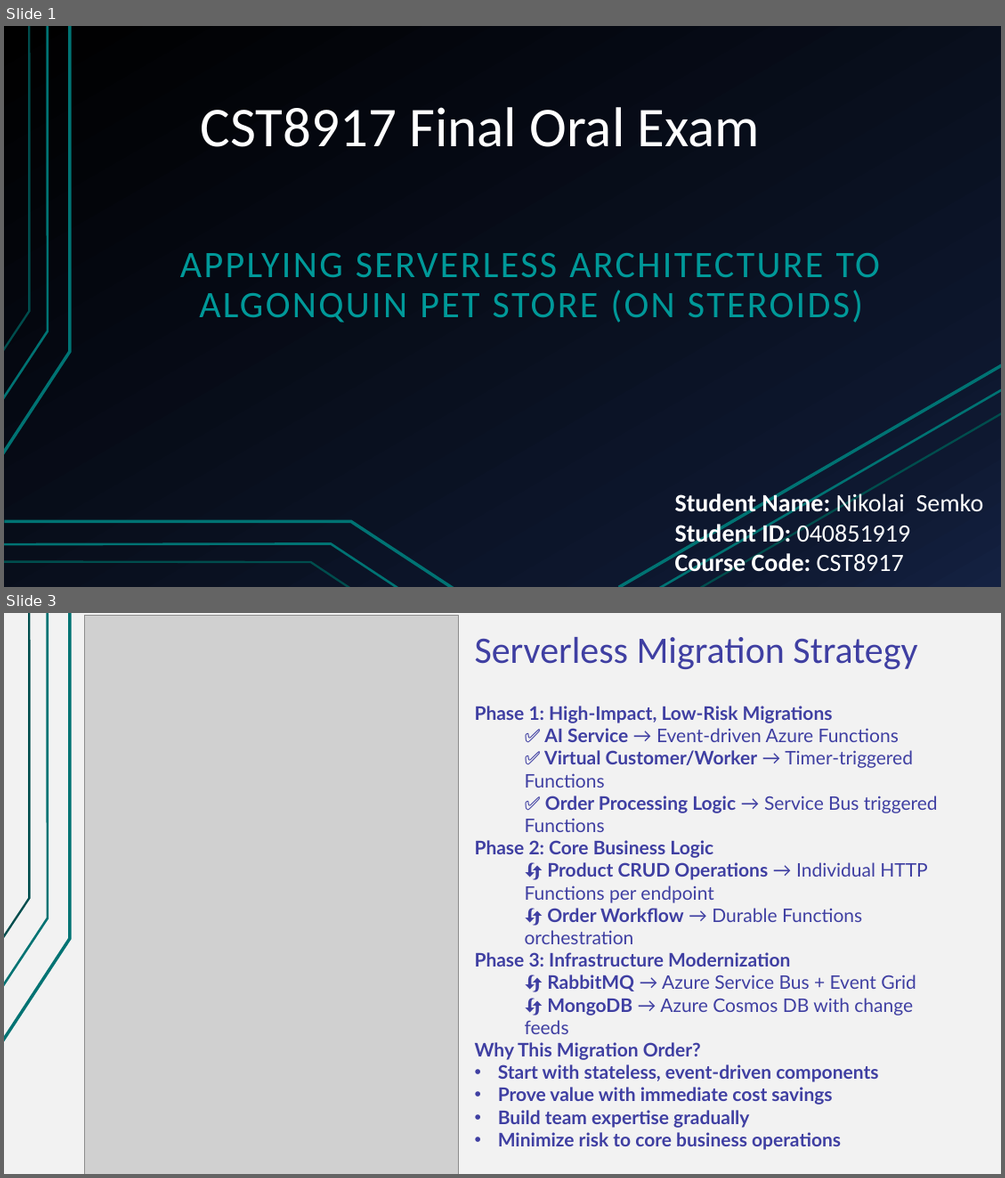
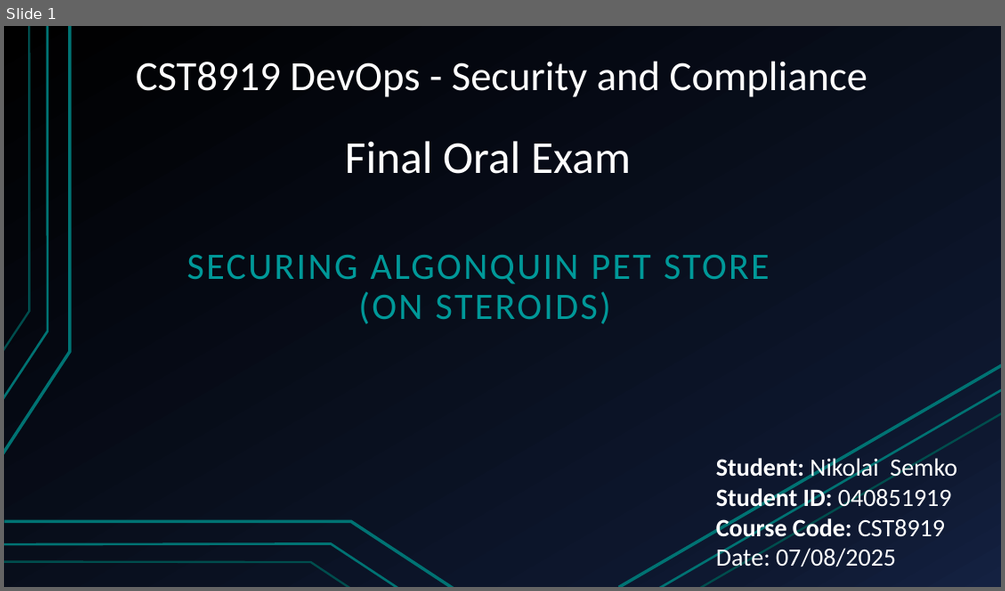
Before and after one commit to Nikolai-Semko/CST8919_Final_Oral_Exam, a slide deck: CST8919_Final_Oral_Exam_Presentation.pptx. Shown one above the other, each under a label of ours: slides 1 and 3 before the commit, slide 1 after it; the slides between them are not shown. The pictures are 1005x1178 and 1005x591 pixels, drawn with LibreOffice and Linux fonts; fonts in the diff are those of the drawing; grey boxes stand for pictures. Boxes give left, top, right and bottom in pixels: in the first picture for what was removed or moved away, otherwise in the second. Text is boxed around its words. In the diff, an @@ line names an element or a change of style, - is before the commit and + after.

```diff
--- a/CST8919_Final_Oral_Exam_Presentation.pptx
+++ b/CST8919_Final_Oral_Exam_Presentation.pptx
@@ slide 3 removed at (x1=4, y1=613, x2=1001, y2=1174), background #F2F2F2; not listed: 3 template elements that a slide beside it also shows @@
@@ picture removed at (x1=84, y1=616, x2=458, y2=1174) @@
@@ text removed at (x1=475, y1=637, x2=917, y2=669) @@
-Serverless Migration Strategy
@@ text removed at (x1=475, y1=706, x2=938, y2=1150) @@
-Phase 1: High-Impact, Low-Risk Migrations
-  ✅ AI Service → Event-driven Azure Functions
-  ✅ Virtual Customer/Worker → Timer-triggered Functions
-  ✅ Order Processing Logic → Service Bus triggered Functions
-Phase 2: Core Business Logic
-  🔄 Product CRUD Operations → Individual HTTP Functions per endpoint
-  🔄 Order Workflow → Durable Functions orchestration
-Phase 3: Infrastructure Modernization
-  🔄 RabbitMQ → Azure Service Bus + Event Grid
-  🔄 MongoDB → Azure Cosmos DB with change feeds
-Why This Migration Order?
-• Start with stateless, event-driven components
-• Prove value with immediate cost savings
-• Build team expertise gradually
-• Minimize risk to core business operations
@@ slide 1 changed as well @@
@@ title added at (x1=136, y1=61, x2=867, y2=97), 40 pt, text #FFFFFF @@
+CST8919 DevOps - Security and Compliance
@@ text "Final Oral Exam" at (x1=345, y1=141, x2=631, y2=174): vertical alignment bottom to top @@
@@ text at (x1=345, y1=141, x2=631, y2=174): text changed; size 54 to 44 pt @@
-CST8917 Final Oral Exam
+Final Oral Exam
@@ subtitle at (x1=187, y1=255, x2=769, y2=324): text changed @@
-APPLYING SERVERLESS ARCHITECTURE TO ALGONQUIN PET STORE (ON STEROIDS)
+SECURING ALGONQUIN PET STORE
+(ON STEROIDS)
@@ text at (x1=716, y1=455, x2=957, y2=572): text changed; bold off @@
-Student Name: Nikolai Semko
-Student ID: 040851919
-Course Code: CST8917
+Student: Nikolai Semko
+Student ID: 040851919
+Course Code: CST8919
+Date: 07/08/2025
```
Also in this commit, not shown: 9 slides added, 9 other slides removed, 1 other file.
